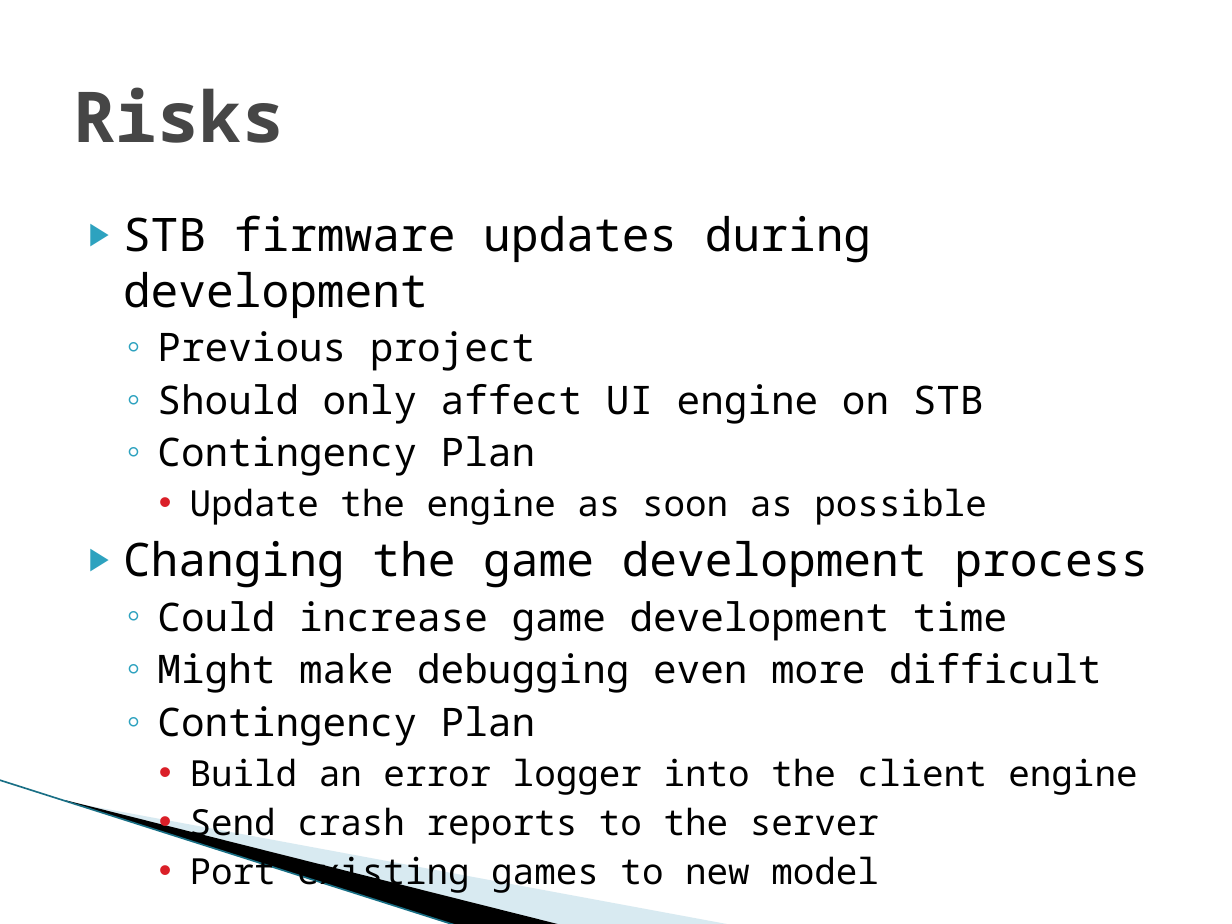
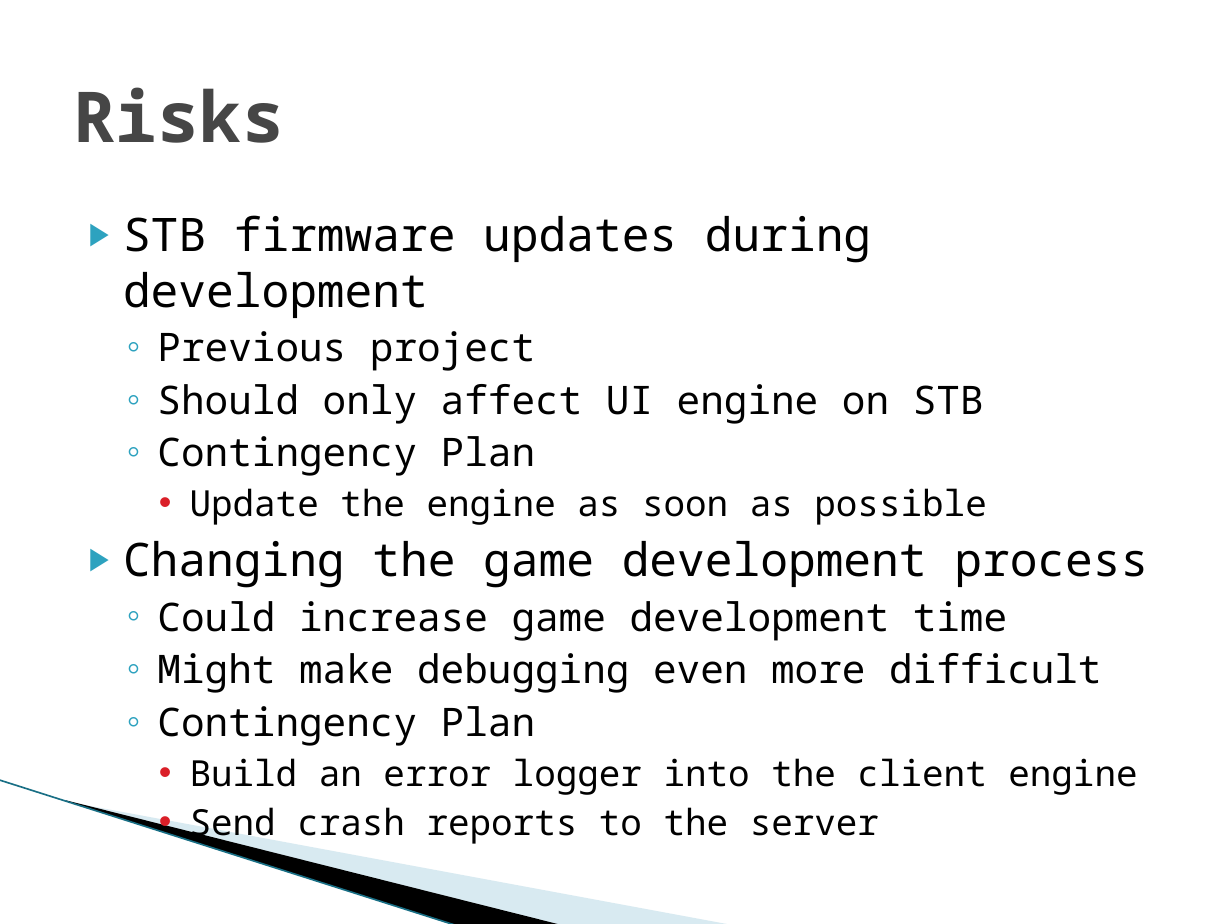
Before and after one commit to SDSMT-CSC/STBMF, a slide deck: slide 14 of Sprint1_Documents/Sprint 1 Review.pptx (slide 13 before the commit). Drawn at 1232x924 pixels with LibreOffice and Linux fonts; fonts in the diff are those of the drawing; background and template pictures are left out. Boxes give left, top, right and bottom in pixels: in the first picture for what was removed or moved away, otherwise in the second. Text is boxed around its words. In the diff, an @@ line names an element or a change of style, - is before the commit and + after.

```diff
--- a/Sprint1_Documents/Sprint 1 Review.pptx
+++ b/Sprint1_Documents/Sprint 1 Review.pptx
@@ text at bbox=[190, 850, 879, 894]: paragraph removed @@
-    • Port existing games to new model
```
Also in this commit, not shown: 7 other slides changed, 1 slide added.
